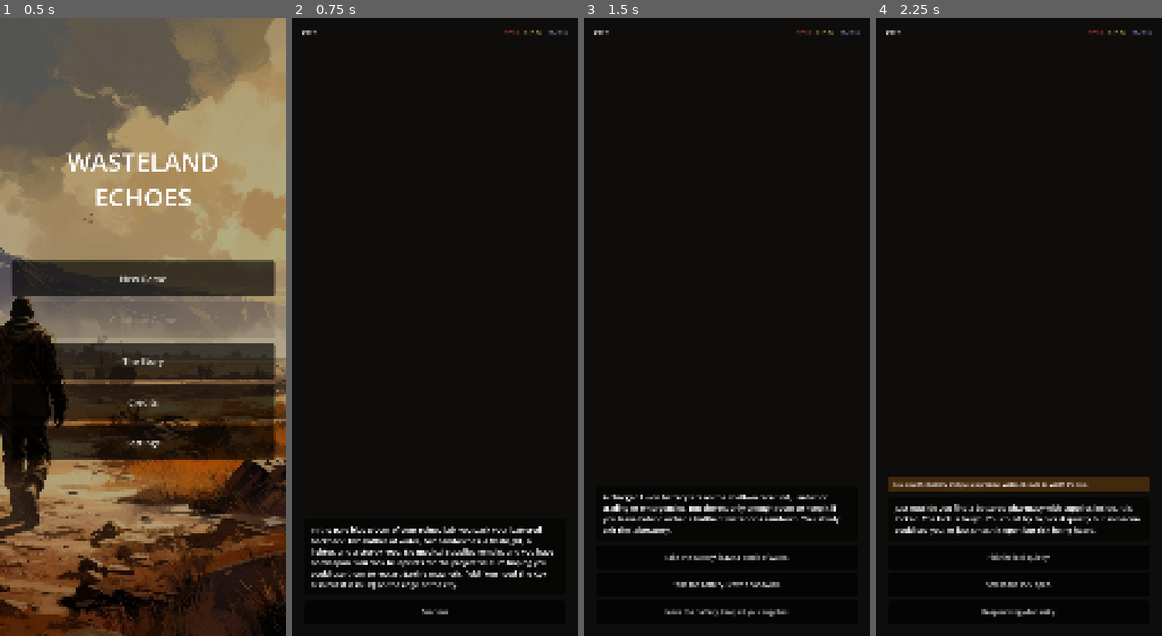
Above: before the commit, frames 1-4 (left to right).
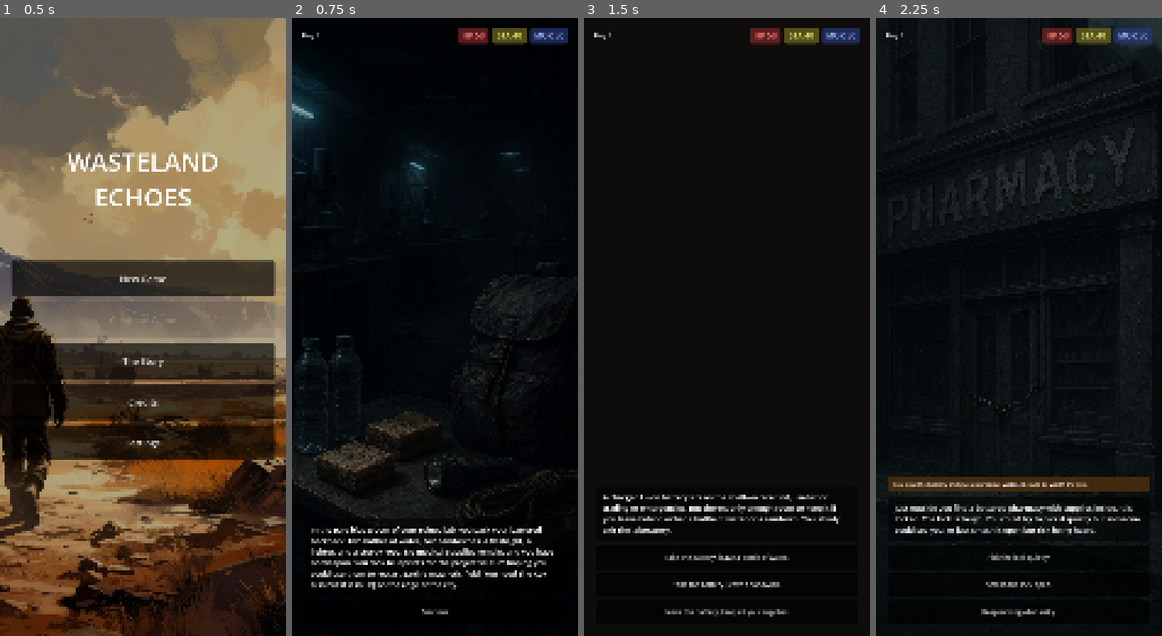
Above: after the commit, the same moments.

Repository: stojanrajkovic-cyber/wasteland-echoes-godot
Game: Godot game, scene res://scenes/main_menu.tscn
Two runs of this game, one before a commit and one after it. Both use one fixed random seed, a clock stepped at 60 frames per second and the inputs below. Sound files missing from this copy of the repository are replaced by a short silence.
Inputs:
- Up to frame 1 (0.5 s): no input
- Up to frame 2 (0.75 s): click "New Game" at 0.5 s
- Up to frame 3 (1.5 s): click "Continue" at 1.25 s
- Up to frame 4 (2.25 s): click "Take the battery, leave a bot…" at 2 s

Frame 1 is identical in both runs. In frame 2, 4.1% of the frame differs, in the area x 0-97%, y 1-81%; in frame 3, 1.0%; in frame 4, 3.4%.

Commit message:
Day 4: route choice, Caleb dialogue; bigger stats bar; two Day 1 backgrounds

Diff:
--- a/data/prompts.json
+++ b/data/prompts.json
@@ -1137,7 +1137,7 @@
       {
         "text": "Continue",
         "soundEffect": "",
-        "nextPromptId": 100,
+        "nextPromptId": 101,
         "setFlags": {
           "calebCompanion": {
             "type": "bool",
@@ -1164,7 +1164,7 @@
       {
         "text": "Continue",
         "soundEffect": "",
-        "nextPromptId": 100,
+        "nextPromptId": 101,
         "setFlags": {
           "calebCompanion": {
             "type": "bool",
@@ -1178,9 +1178,131 @@
     }
   },
   {
-    "id": 100,
+    "id": 101,
     "day": "Day 4",
-    "text": "[END OF CURRENT STORY CONTENT] Chapter 1 is complete—the Key is secured, and the road to Haven stretches out ahead. Chapter 2: The Long Road hasn't been written yet.",
+    "text": "Dawn breaks grey over the ruins. Ash settles like snow that never melts. Whatever's ahead, it starts with picking a direction.",
+    "imageName": "day4_dawn_ruins",
+    "soundEffect": "",
+    "choices": [
+      {
+        "text": "Continue",
+        "soundEffect": "",
+        "branchOnFlag": {
+          "flag": "calebCompanion",
+          "value": true,
+          "ifTrue": {
+            "nextPromptId": 102
+          },
+          "ifFalse": {
+            "nextPromptId": 103
+          }
+        }
+      }
+    ],
+    "backgroundEffect": {
+      "type": "none"
+    }
+  },
+  {
+    "id": 102,
+    "day": "Day 4",
+    "text": "Caleb falls into step beside you without a word for a while, boots crunching ash. Finally: “You didn't have to come back for anyone. Most people wouldn't have.” He says it like he's still deciding what to make of you.",
+    "imageName": "day4_caleb_walking",
+    "soundEffect": "",
+    "choices": [
+      {
+        "text": "“I wasn't about to leave you standing there.”",
+        "soundEffect": "",
+        "nextPromptId": 103,
+        "consequence": {
+          "morDelta": 1
+        },
+        "setFlags": {
+          "calebTrust": {
+            "type": "int",
+            "value": 10
+          }
+        },
+        "narrativeOutcome": "Something in his shoulders eases, just slightly."
+      },
+      {
+        "text": "“Don't read too much into it. I just needed the company.”",
+        "soundEffect": "",
+        "nextPromptId": 103,
+        "setFlags": {
+          "calebTrust": {
+            "type": "int",
+            "value": -5
+          }
+        },
+        "narrativeOutcome": "He huffs something that might be a laugh. “Fair enough.” But it lands a little colder than you meant it to."
+      }
+    ],
+    "backgroundEffect": {
+      "type": "none"
+    }
+  },
+  {
+    "id": 103,
+    "day": "Day 4",
+    "text": "The road splits three ways out of the ruins. Behind you, HQ's alarms have finally gone quiet—but that won't last.",
+    "imageName": "day4_route_split",
+    "soundEffect": "",
+    "choices": [
+      {
+        "text": "Follow the old highway.",
+        "soundEffect": "",
+        "nextPromptId": 200,
+        "consequence": {
+          "timeDelta": 10
+        },
+        "setFlags": {
+          "travelRoute": {
+            "type": "string",
+            "value": "highway"
+          }
+        },
+        "narrativeOutcome": "Open ground, fast walking—but nowhere to hide if something's watching."
+      },
+      {
+        "text": "Follow the rail line.",
+        "soundEffect": "",
+        "nextPromptId": 200,
+        "consequence": {
+          "timeDelta": 15
+        },
+        "setFlags": {
+          "travelRoute": {
+            "type": "string",
+            "value": "rail"
+          }
+        },
+        "narrativeOutcome": "Slower going, but the embankments give you cover most of the way."
+      },
+      {
+        "text": "Follow the river.",
+        "soundEffect": "",
+        "nextPromptId": 200,
+        "consequence": {
+          "timeDelta": 20
+        },
+        "setFlags": {
+          "travelRoute": {
+            "type": "string",
+            "value": "river"
+          }
+        },
+        "narrativeOutcome": "The longest route by far—but water means resources, if you're careful."
+      }
+    ],
+    "backgroundEffect": {
+      "type": "none"
+    }
+  },
+  {
+    "id": 200,
+    "day": "Day 5",
+    "text": "[END OF CURRENT STORY CONTENT] Day 4 is complete—the route is chosen, and whatever it holds is still ahead. Day 5's route-specific hazard hasn't been written yet.",
     "imageName": "",
     "soundEffect": "",
     "choices": [
--- a/scenes/game_view.gd
+++ b/scenes/game_view.gd
@@ -13,9 +13,9 @@
 
 @onready var background: TextureRect = $Background
 @onready var day_label: Label = $MainVBox/TopBarMargin/TopBar/DayLabel
-@onready var hp_label: Label = $MainVBox/TopBarMargin/TopBar/StatsBox/HPLabel
-@onready var sta_label: Label = $MainVBox/TopBarMargin/TopBar/StatsBox/StaLabel
-@onready var mor_label: Label = $MainVBox/TopBarMargin/TopBar/StatsBox/MorLabel
+@onready var hp_label: Label = $MainVBox/TopBarMargin/TopBar/StatsBox/HPBadge/HPLabel
+@onready var sta_label: Label = $MainVBox/TopBarMargin/TopBar/StatsBox/StaBadge/StaLabel
+@onready var mor_label: Label = $MainVBox/TopBarMargin/TopBar/StatsBox/MorBadge/MorLabel
 @onready var toast_panel: PanelContainer = $MainVBox/BottomMargin/BottomVBox/ToastPanel
 @onready var toast_label: Label = $MainVBox/BottomMargin/BottomVBox/ToastPanel/ToastLabel
 @onready var prompt_label: Label = $MainVBox/BottomMargin/BottomVBox/PromptPanel/PromptLabel
--- a/scenes/game_view.tscn
+++ b/scenes/game_view.tscn
@@ -24,6 +24,39 @@
 content_margin_top = 16.0
 content_margin_right = 20.0
 content_margin_bottom = 16.0
+
+[sub_resource type="StyleBoxFlat" id="3"]
+bg_color = Color(0.5, 0.15, 0.15, 0.7)
+corner_radius_top_left = 10
+corner_radius_top_right = 10
+corner_radius_bottom_left = 10
+corner_radius_bottom_right = 10
+content_margin_left = 18.0
+content_margin_top = 10.0
+content_margin_right = 18.0
+content_margin_bottom = 10.0
+
+[sub_resource type="StyleBoxFlat" id="4"]
+bg_color = Color(0.45, 0.42, 0.12, 0.7)
+corner_radius_top_left = 10
+corner_radius_top_right = 10
+corner_radius_bottom_left = 10
+corner_radius_bottom_right = 10
+content_margin_left = 18.0
+content_margin_top = 10.0
+content_margin_right = 18.0
+content_margin_bottom = 10.0
+
+[sub_resource type="StyleBoxFlat" id="5"]
+bg_color = Color(0.15, 0.22, 0.48, 0.7)
+corner_radius_top_left = 10
+corner_radius_top_right = 10
+corner_radius_bottom_left = 10
+corner_radius_bottom_right = 10
+content_margin_left = 18.0
+content_margin_top = 10.0
+content_margin_right = 18.0
+content_margin_bottom = 10.0
 
 [node name="GameView" type="Control"]
 anchors_preset = 15
@@ -72,7 +105,7 @@
 
 [node name="DayLabel" type="Label" parent="MainVBox/TopBarMargin/TopBar"]
 layout_mode = 2
-theme_override_font_sizes/font_size = 24
+theme_override_font_sizes/font_size = 28
 text = "Day 1"
 
 [node name="TopSpacer" type="Control" parent="MainVBox/TopBarMargin/TopBar"]
@@ -81,24 +114,36 @@
 
 [node name="StatsBox" type="HBoxContainer" parent="MainVBox/TopBarMargin/TopBar"]
 layout_mode = 2
-theme_override_constants/separation = 24
+theme_override_constants/separation = 16
 
-[node name="HPLabel" type="Label" parent="MainVBox/TopBarMargin/TopBar/StatsBox"]
+[node name="HPBadge" type="PanelContainer" parent="MainVBox/TopBarMargin/TopBar/StatsBox"]
 layout_mode = 2
-theme_override_colors/font_color = Color(0.85, 0.3, 0.3, 1)
-theme_override_font_sizes/font_size = 22
+theme_override_styles/panel = SubResource("3")
+
+[node name="HPLabel" type="Label" parent="MainVBox/TopBarMargin/TopBar/StatsBox/HPBadge"]
+layout_mode = 2
+theme_override_colors/font_color = Color(1, 0.55, 0.55, 1)
+theme_override_font_sizes/font_size = 32
 text = "HP 50"
 
-[node name="StaLabel" type="Label" parent="MainVBox/TopBarMargin/TopBar/StatsBox"]
+[node name="StaBadge" type="PanelContainer" parent="MainVBox/TopBarMargin/TopBar/StatsBox"]
 layout_mode = 2
-theme_override_colors/font_color = Color(0.75, 0.75, 0.35, 1)
-theme_override_font_sizes/font_size = 22
+theme_override_styles/panel = SubResource("4")
+
+[node name="StaLabel" type="Label" parent="MainVBox/TopBarMargin/TopBar/StatsBox/StaBadge"]
+layout_mode = 2
+theme_override_colors/font_color = Color(0.95, 0.95, 0.5, 1)
+theme_override_font_sizes/font_size = 32
 text = "STA 40"
 
-[node name="MorLabel" type="Label" parent="MainVBox/TopBarMargin/TopBar/StatsBox"]
+[node name="MorBadge" type="PanelContainer" parent="MainVBox/TopBarMargin/TopBar/StatsBox"]
 layout_mode = 2
-theme_override_colors/font_color = Color(0.55, 0.6, 0.85, 1)
-theme_override_font_sizes/font_size = 22
+theme_override_styles/panel = SubResource("5")
+
+[node name="MorLabel" type="Label" parent="MainVBox/TopBarMargin/TopBar/StatsBox/MorBadge"]
+layout_mode = 2
+theme_override_colors/font_color = Color(0.65, 0.75, 1, 1)
+theme_override_font_sizes/font_size = 32
 text = "MOR 50"
 
 [node name="MiddleSpacer" type="Control" parent="MainVBox"]
Binary file added: assets/backgrounds/day1_lab_background.jpg
Binary file added: assets/backgrounds/day1_pharmacy_background.jpg
Not shown, added: scenes/game_view.gd.uid
Not shown: 1 places in scenes/game_view.tscn that only renumber resources
